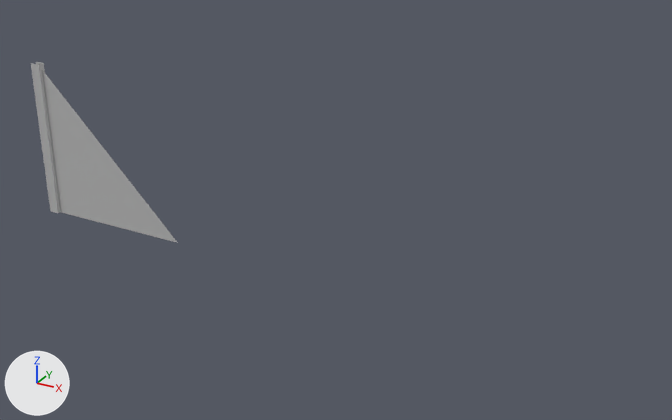
Two versions of the FBX model Environment/Assets/MainProject/3D Objects/ModularKit House/SM_Wall_05.fbx, one commit apart.
Both versions are drawn from a 50 mm camera at (8.68, -8.12, 4.97) aimed at (4.12, 0.18, 0.82). Lighting does not change. The marker at lower left points along +X, +Y and +Z. Where no turn or scale is listed for an object, it has been applied to the vertices.

In view in the first picture: 'Wall_Default2'.
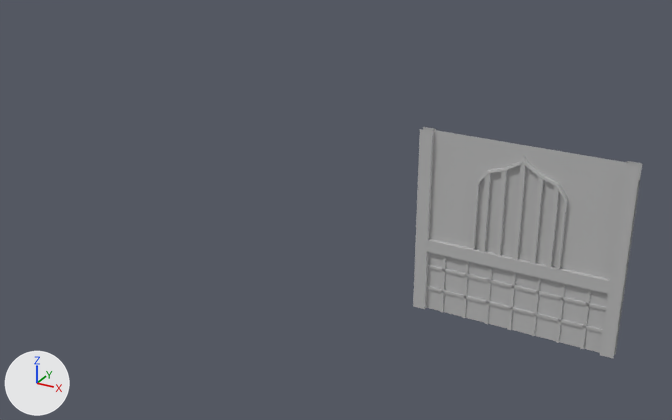
Where the change shows, as pixel boxes (x1, y1, x2, y2) in the pictures (672 x 420 px):
'Wall_Default2', reshaped, moved (55% wider, 27% taller): before (31, 62, 178, 243); after (413, 127, 642, 358)
part 1 of me_mesh, built on: before (42, 70, 178, 243); after (426, 129, 642, 358)

The change, as a diff of the scene's bpy script:
```diff
--- a/Environment/Assets/MainProject/3D Objects/ModularKit House/SM_Wall_05.fbx.py
+++ b/Environment/Assets/MainProject/3D Objects/ModularKit House/SM_Wall_05.fbx.py
@@ me_mesh @@
 # used by ob_wall_default2; location = (0.0, 0.0, 0.0)
-me_mesh.from_pydata(...)  # 11 vertices, 4 faces; spans x -0.07..2.0, y -0.04..0.04, z 0.0..2.0
+me_mesh.from_pydata(...)  # 198 vertices, 95 faces; spans x -0.07..2.07, y -0.04..0.04, z -0.01..2.0
+# me_mesh part 1
+# 1 face is deleted
+# 151 vertices are added at x 0.0..2.07, y -0.04..0.04, z 0.0..2.0
+# 28 new vertices lie (0.0, 0.04, 0.0) away from vertices in x 0.06..1.93, y -0.04, z 0.68..1.9
+# 84 new faces join them, mat_lambert8 (grey #bcbcbc)
+# 2 new faces join them, mat_lambert9 (grey #bcbcbc)
 me_mesh.materials.append(mat_lambert8)
@@ ob_wall_default2 @@
 ob_wall_default2 = bpy.data.objects.new('Wall_Default2', me_mesh)
-ob_wall_default2.location = (0.0, 0.0, 0.0)
+ob_wall_default2.location = (5.25, 0.0, 0.0)
```
